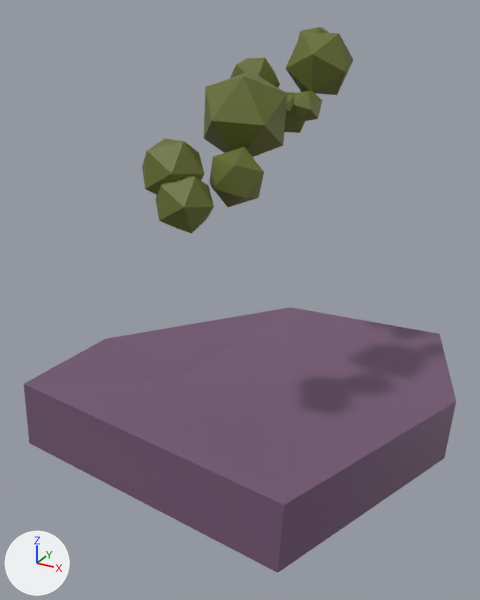
The glTF model land3.gltf as it was, and as the next commit left it.
Camera for both pictures: a camera (50 mm lens) standing at (23.97, 17.47, 4.77) and looking at (20.51, 23.77, 1.62). Every picture has the same lights, and +X, +Y and +Z are marked at lower left. Where no turn or scale is listed for an object, it has been applied to the vertices.

Names of what the first picture shows: 'obj3', 'tree3.001'.
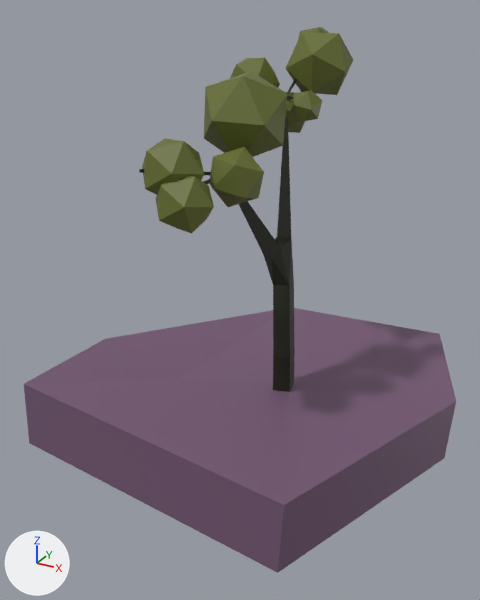
Where the change shows, as pixel boxes (x1, y1, x2, y2) in the pictures (480 x 600 px):
'tree3', now drawn (black): after (139, 80, 296, 392)

The change, as a diff of the scene's bpy script:
```diff
--- a/land3.gltf.py
+++ b/land3.gltf.py
@@ mat_material_007 @@
+mat_material_007 = principled_material('Material.007')
+mat_material_007.base_color = (0.0111, 0.0147, 0.00312)  # black #1b200a
@@ me_cube_003 @@
+me_cube_003.from_pydata(...)  # 746 vertices, 1490 faces; spans x -0.69..0.68, y -1.0..0.13, z 0.01..2.66
+me_cube_003.materials.append(mat_material_007)  # black #1b200a
@@ ob_tree3 @@
-ob_tree3 = bpy.data.objects.new('tree3', None)
+ob_tree3 = bpy.data.objects.new('tree3', me_cube_003)
 ob_tree3.location = (21.04, 23.89, 0.45)
```
